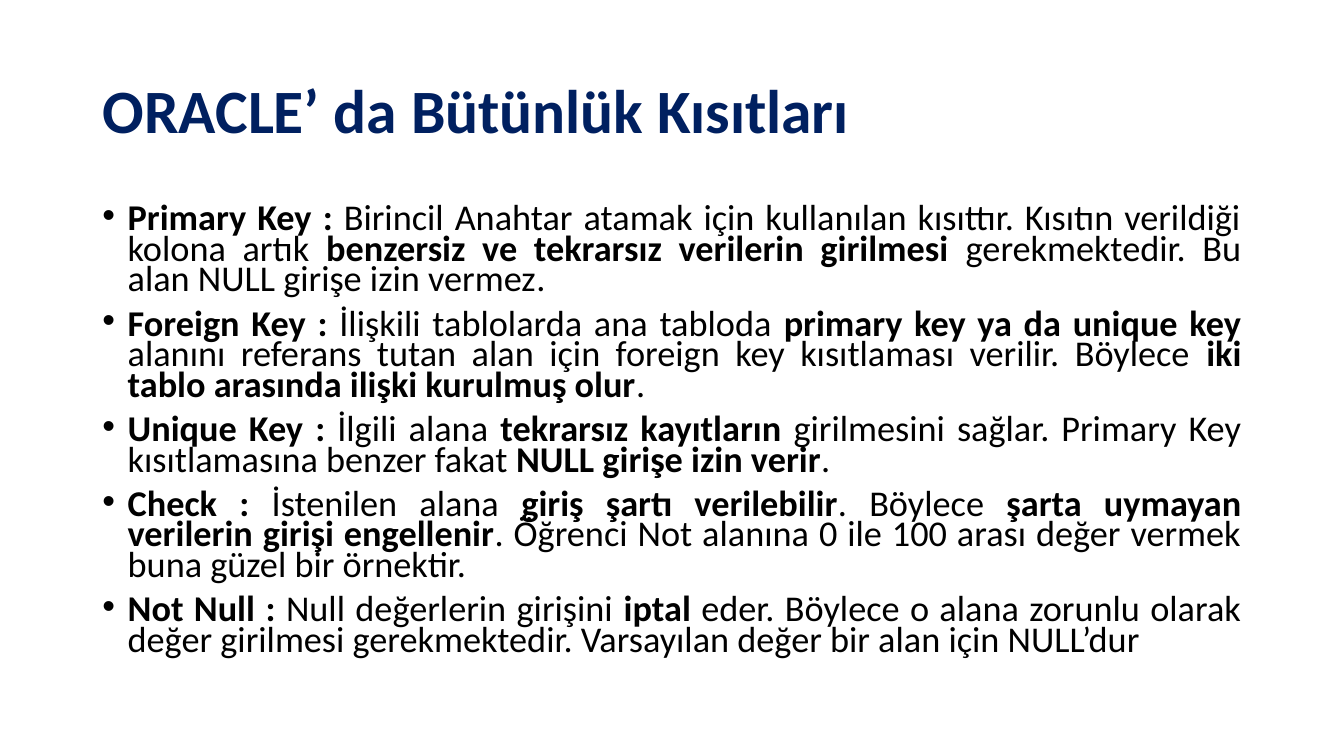
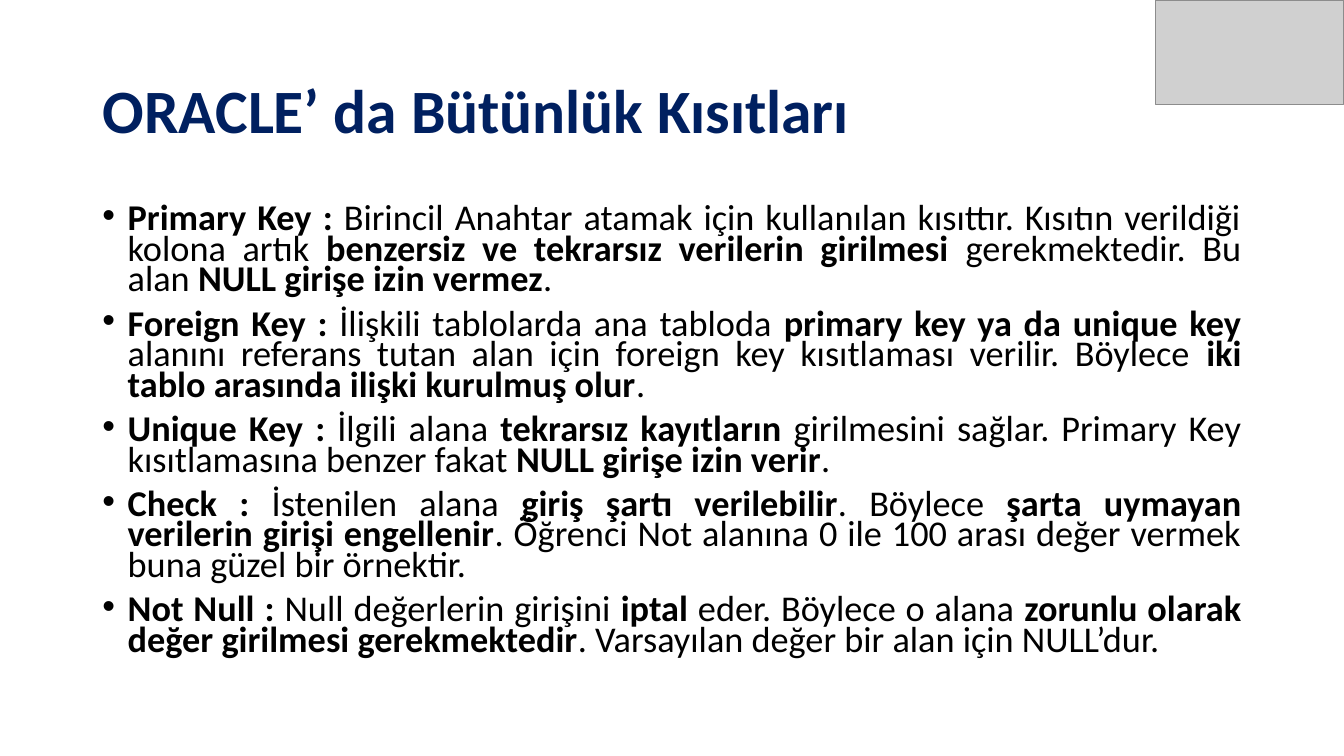
Before and after one commit to SevdanurGENC/Oracle-DB-SQL-Developer-Lecture-Notes, a slide deck: slide 9 of Slides/Oracle DB & SQL Developer - Bolum II.pptx. Drawn at 1344x756 pixels with LibreOffice and Linux fonts; fonts in the diff are those of the drawing; grey boxes stand for pictures. Boxes give left, top, right and bottom in pixels: in the first picture for what was removed or moved away, otherwise in the second. Text is boxed around its words. In the diff, an @@ line names an element or a change of style, - is before the commit and + after.

```diff
--- a/Slides/Oracle DB & SQL Developer - Bolum II.pptx
+++ b/Slides/Oracle DB & SQL Developer - Bolum II.pptx
@@ picture added at box(1156, 0, 1344, 105) @@
@@ text at box(128, 204, 1241, 297): bold on in "NULL girişe izin vermez." @@
@@ text at box(128, 595, 1241, 659): text changed @@
-• Not Null : Null değerlerin girişini iptal eder. Böylece o alana zorunlu olarak değer girilmesi gerekmektedir. Varsayılan değer bir alan için NULL’dur
+• Not Null : Null değerlerin girişini iptal eder. Böylece o alana zorunlu olarak değer girilmesi gerekmektedir. Varsayılan değer bir alan için NULL’dur.
```
Also in this commit, not shown: 9 other slides changed, 2 other files.
